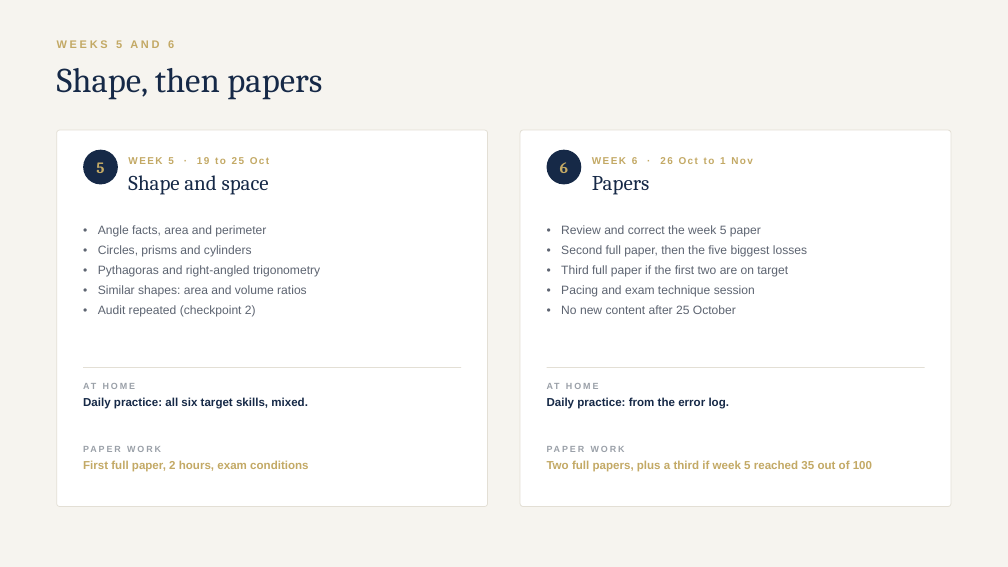
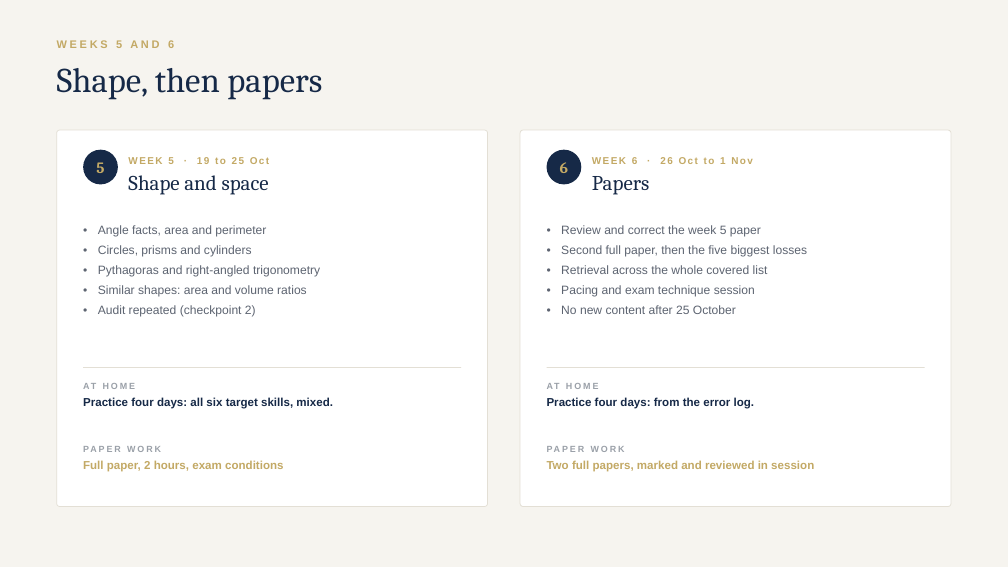
Before and after one commit to AliAljawabra/Daily, a slide deck: slide 9 of tutoring/charlotte/Charlotte_maths_plan.pptx. Drawn at 1008x567 pixels with LibreOffice and Linux fonts; fonts in the diff are those of the drawing. Boxes give left, top, right and bottom in pixels: in the first picture for what was removed or moved away, otherwise in the second. Text is boxed around its words. In the diff, an @@ line names an element or a change of style, - is before the commit and + after.

```diff
--- a/tutoring/charlotte/Charlotte_maths_plan.pptx
+++ b/tutoring/charlotte/Charlotte_maths_plan.pptx
@@ text at <box>561,265,768,274</box>: text changed @@
-• Third full paper if the first two are on target
+• Retrieval across the whole covered list
@@ text at <box>83,397,333,409</box>: text changed @@
-Daily practice: all six target skills, mixed.
+Practice four days: all six target skills, mixed.
@@ text at <box>547,397,755,409</box>: text changed @@
-Daily practice: from the error log.
+Practice four days: from the error log.
@@ text at <box>83,460,283,472</box>: text changed @@
-First full paper, 2 hours, exam conditions
+Full paper, 2 hours, exam conditions
@@ text at <box>547,460,814,472</box>: text changed @@
-Two full papers, plus a third if week 5 reached 35 out of 100
+Two full papers, marked and reviewed in session
```
Also in this commit, not shown: 8 other slides changed, 2 other files.
